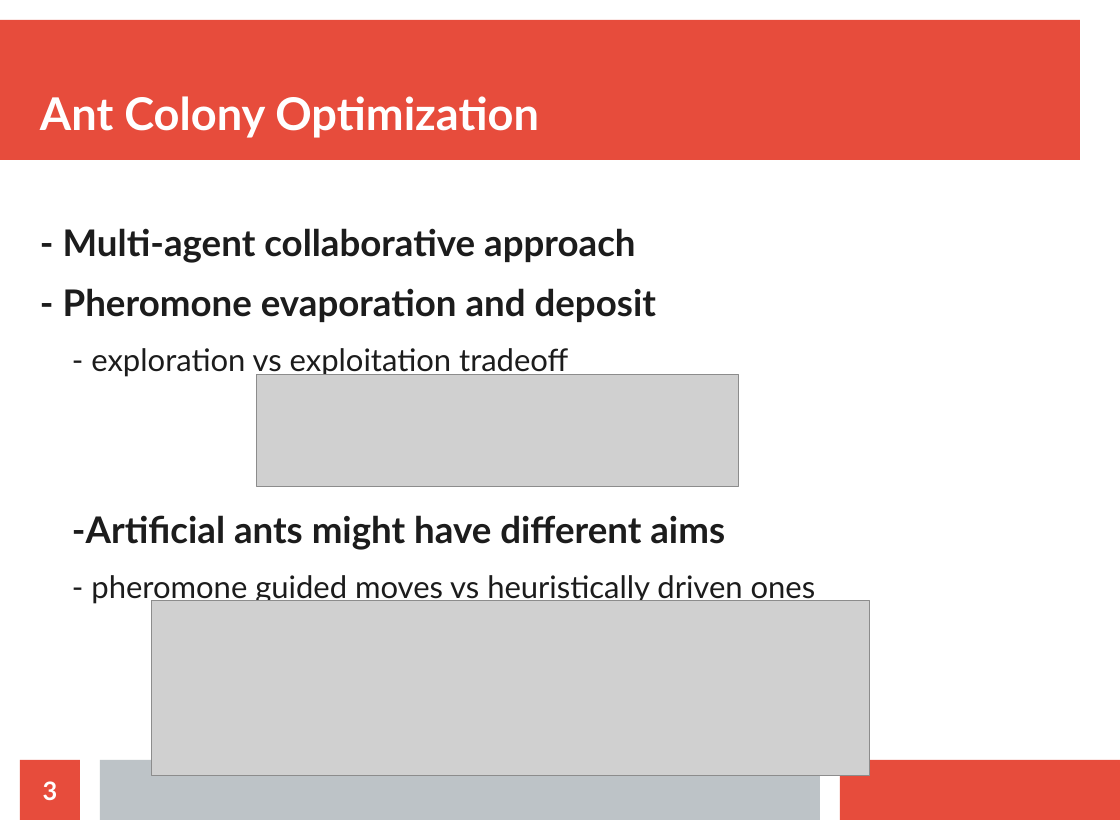
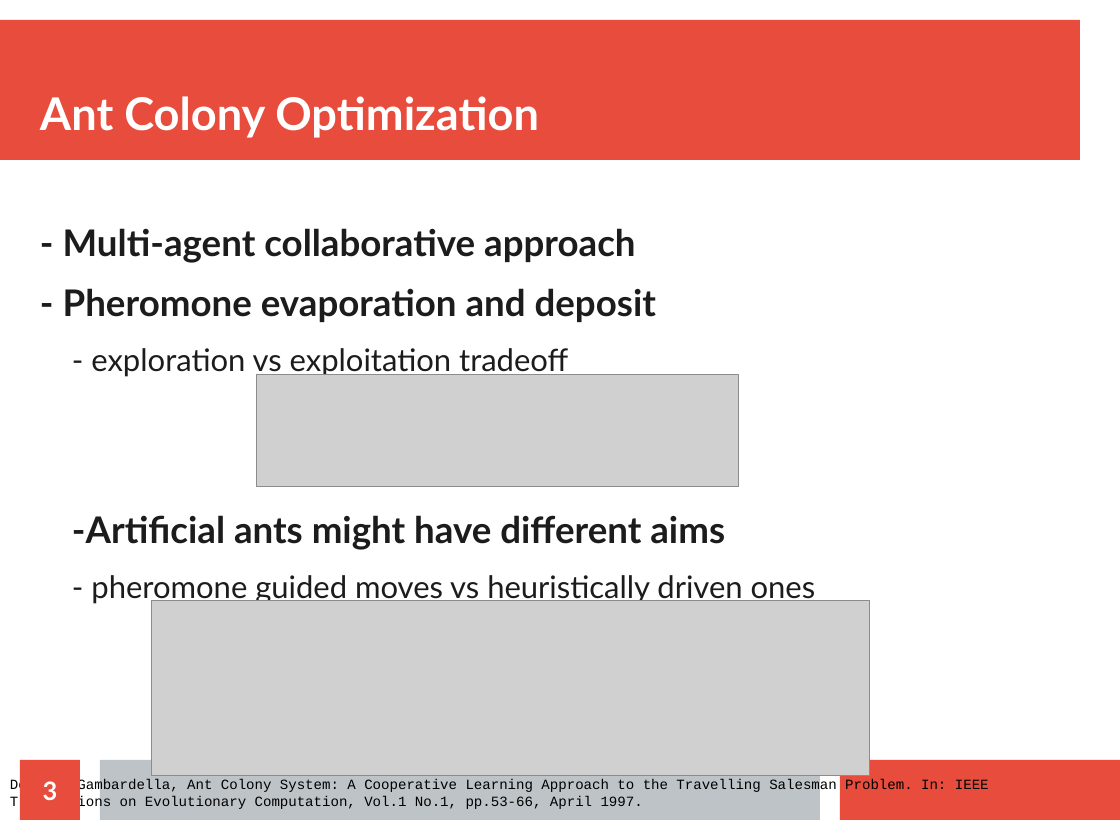
Before and after one commit to DBertazioli/Ant-Q-KGA, a slide deck: slide 3 of slides/bozza_slides.odp. Drawn at 1120x840 pixels with LibreOffice and Linux fonts; fonts in the diff are those of the drawing; grey boxes stand for pictures. Boxes give left, top, right and bottom in pixels: in the first picture for what was removed or moved away, otherwise in the second. Text is boxed around its words. In the diff, an @@ line names an element or a change of style, - is before the commit and + after.

```diff
--- a/slides/bozza_slides.odp
+++ b/slides/bozza_slides.odp
@@ text added at (10, 779, 989, 811), 10 pt, text #000000 @@
+Dorigo, Gambardella, Ant Colony System: A Cooperative Learning Approach to the Travelling Salesman Problem. In: IEEE Transactions on Evolutionary Computation, Vol.1 No.1, pp.53-66, April 1997.
```
Also in this commit, not shown: 3 other slides changed, 1 slide added, 1 slide removed, 1 other file.
